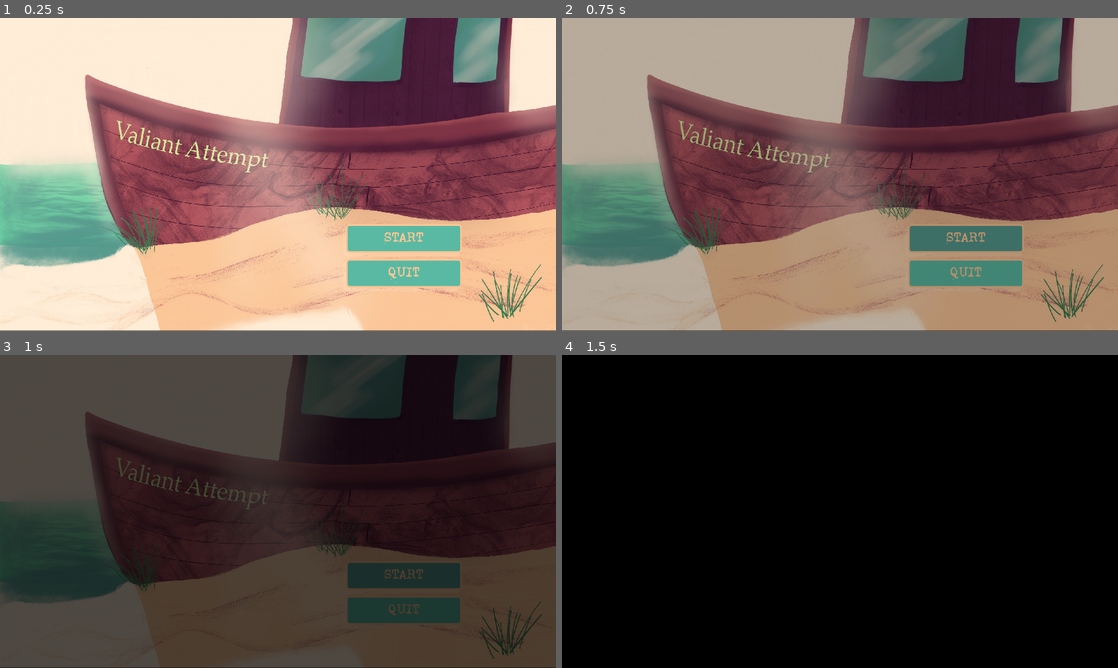
Above: before the commit, frames 1-4 (two rows, left to right).
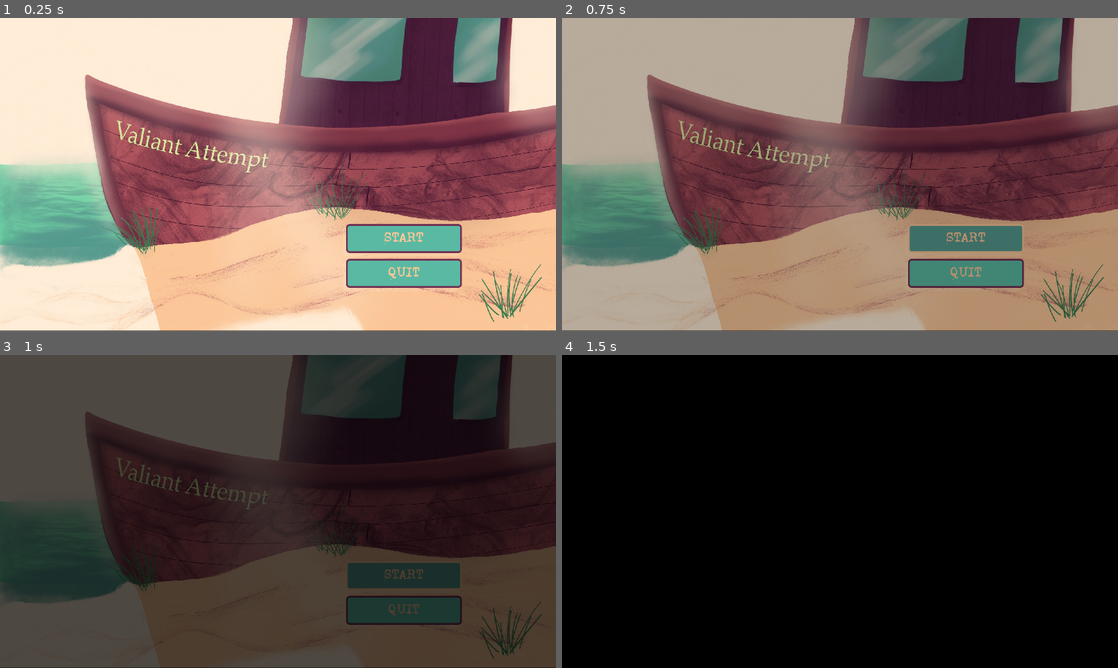
Above: after the commit, the same moments.

Repository: reggaebill/grandpa-s-boat
Game: Godot game, scene res://Scenes/main_menu.tscn
Same seed, same stepped clock (60 frames per second), same inputs: the game is played once before the commit and once after it. This scene is started directly instead of the project's main scene.
Inputs:
- Up to frame 1 (0.25 s): no input
- Up to frame 2 (0.75 s): click "START" at 0.5 s
- Up to frame 3 (1 s): no input
- Up to frame 4 (1.5 s): click "START" at 1.25 s

The runs differ from the first frame. In frame 1, 0.7% of the frame differs, in the area x 62-84%, y 65-87%; in frame 2, 0.3%; in frame 3, 0.3%; in frame 4, nothing differs.

Commit message:
Update MainMenuButtonStyleNormal.tres

Diff:
--- a/Themes/MainMenuButtonStyleNormal.tres
+++ b/Themes/MainMenuButtonStyleNormal.tres
@@ -6,7 +6,7 @@
 border_width_top = 6
 border_width_right = 6
 border_width_bottom = 6
-border_color = Color(0.9843137, 0.7764706, 0.5921569, 1)
+border_color = Color(0.4392157, 0.1764706, 0.31764707, 1)
 corner_radius_top_left = 12
 corner_radius_top_right = 12
 corner_radius_bottom_right = 12
